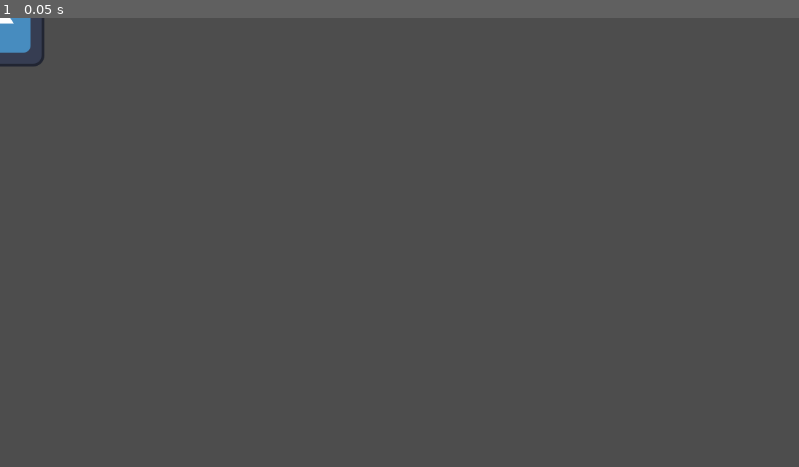
Above: before the commit, frame 1.
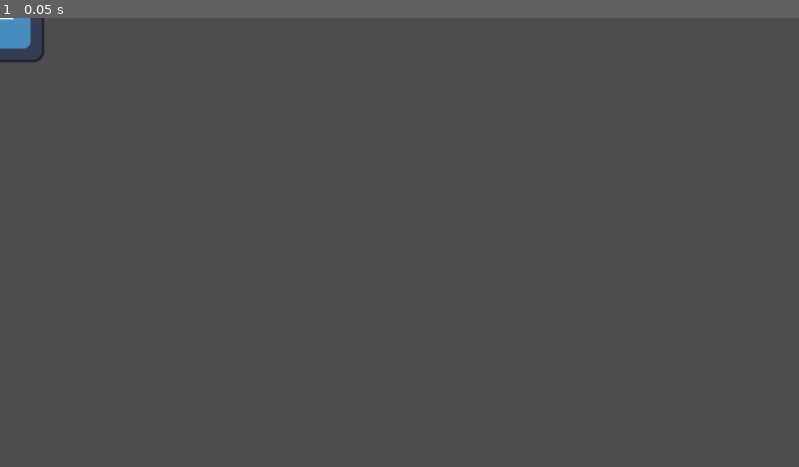
Above: after the commit, the same moment.

Repository: FoxMoss/Godot_Super-Wakatime
Game: Godot game, scene res://Test.tscn
The game is run twice, just before and just after one commit, with the same random seed, the same clock (stepped at 60 frames per second) and the same inputs. The project has no main scene, so this scene is started directly. The engine's default icon, where the game draws it, is replaced by a stand-in: a white triangle on a blue panel in a dark square.
Inputs:
- Up to frame 1 (0.05 s): no input

The runs differ from the first frame. In frame 1, 0.1% of the frame differs, in the area x 0-6%, y 0-11%.

Commit message:
cleanup codebase

Diff:
--- a/Test.tscn
+++ b/Test.tscn
@@ -5,7 +5,6 @@
 [node name="Node2D" type="Node2D"]
 
 [node name="Sprite2D" type="Sprite2D" parent="."]
-position = Vector2(0, 6)
 texture = ExtResource("1_mtyf4")
 
 [node name="Node2D" type="Node2D" parent="."]
Not shown, changed: addons/godot_super-wakatime/counter.tscn
Not shown, changed: addons/godot_super-wakatime/godot_super-wakatime.gd
